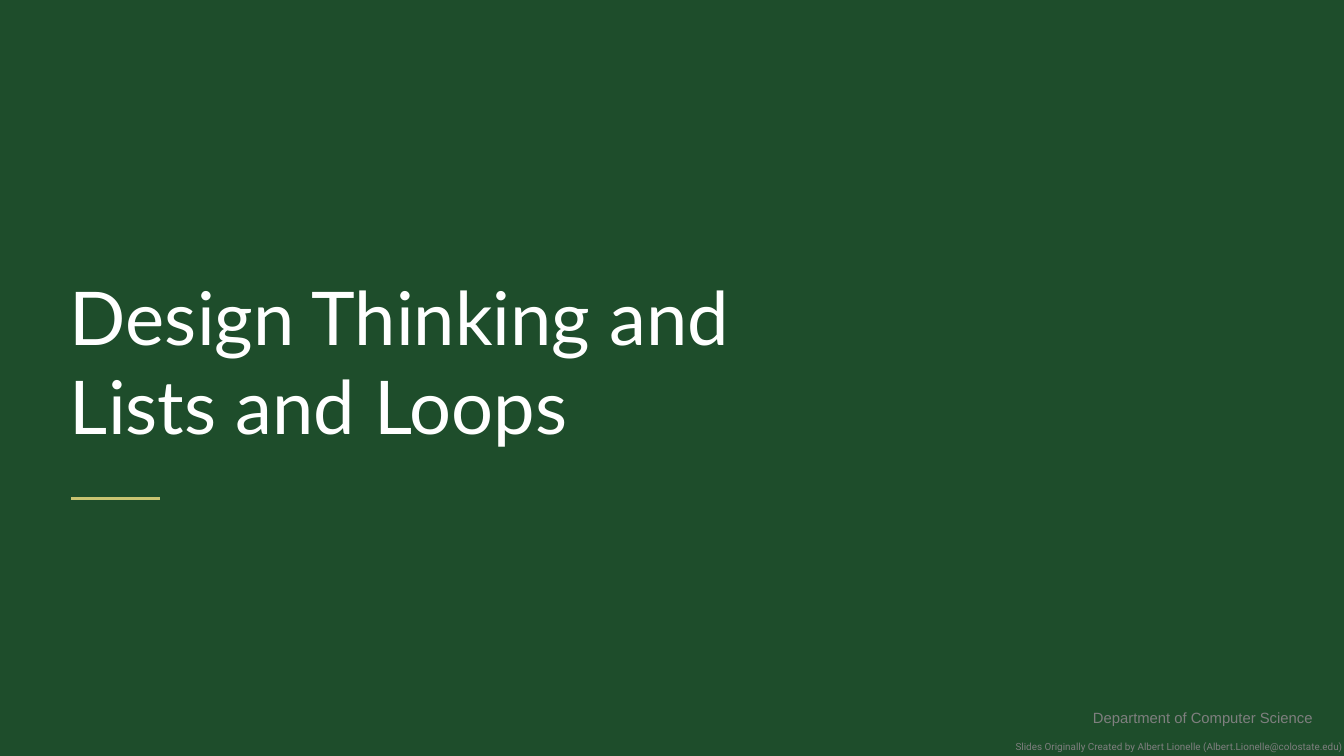
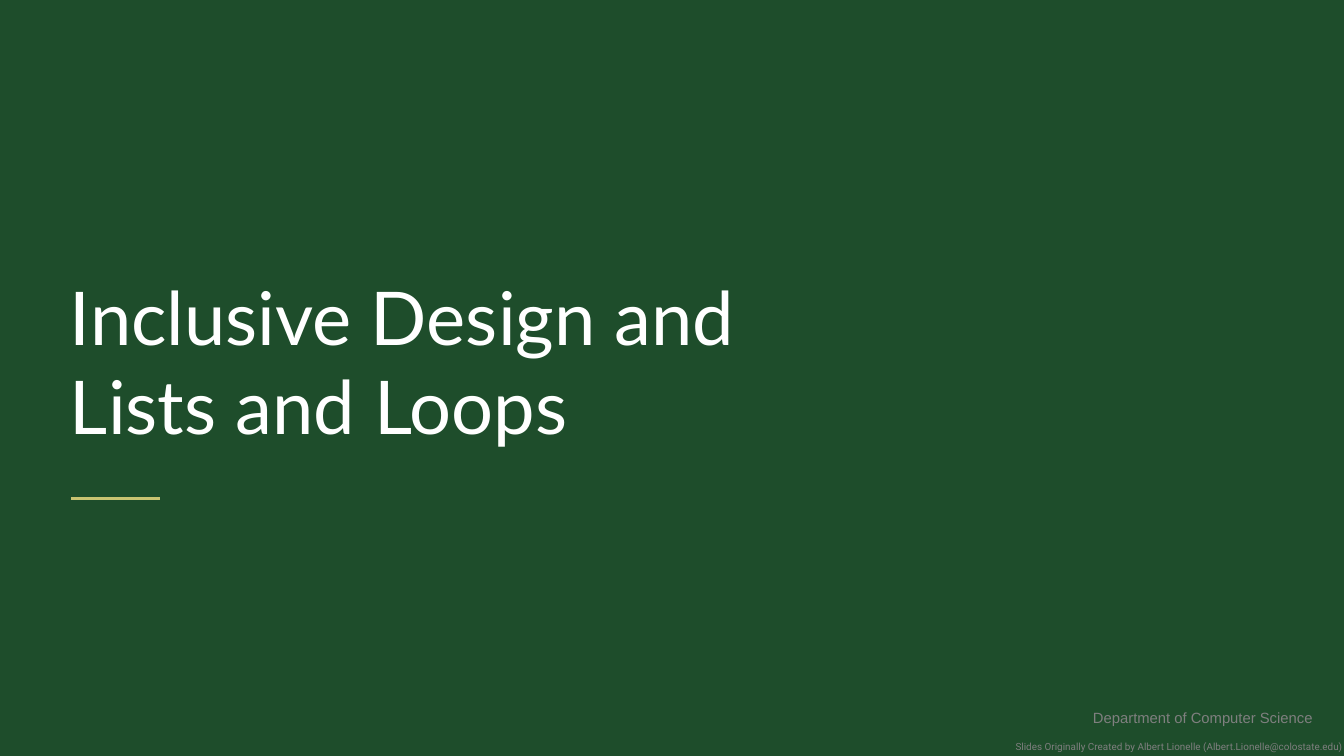
Before and after one commit to CSU-CS150B/handouts, a slide deck: slide 1 of Slides/On-Campus/06_01_ListsAndLoops.pptx. Drawn at 1344x756 pixels with LibreOffice and Linux fonts; fonts in the diff are those of the drawing; background and template pictures are left out. Boxes give left, top, right and bottom in pixels: in the first picture for what was removed or moved away, otherwise in the second. Text is boxed around its words. In the diff, an @@ line names an element or a change of style, - is before the commit and + after.

Commit message:
fixed typos

```diff
--- a/Slides/On-Campus/06_01_ListsAndLoops.pptx
+++ b/Slides/On-Campus/06_01_ListsAndLoops.pptx
@@ text at box(70, 290, 735, 447): text changed @@
-Design Thinking and
-Lists and Loops
+Inclusive Design and
+Lists and Loops
```
Also in this commit, not shown: 2 other slides changed, 5 slides added.
